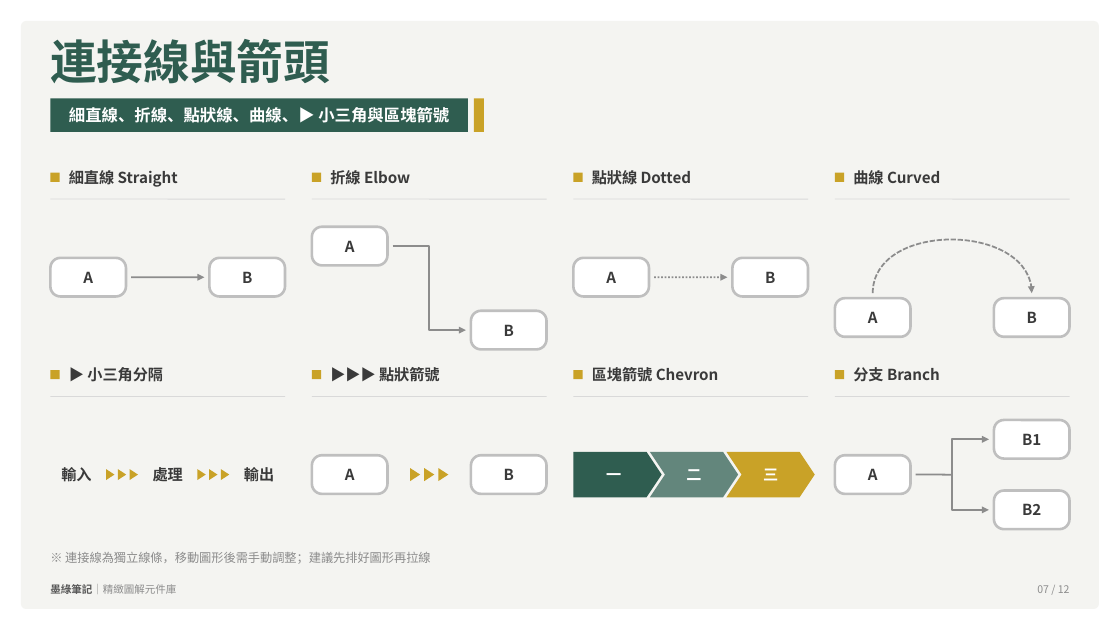
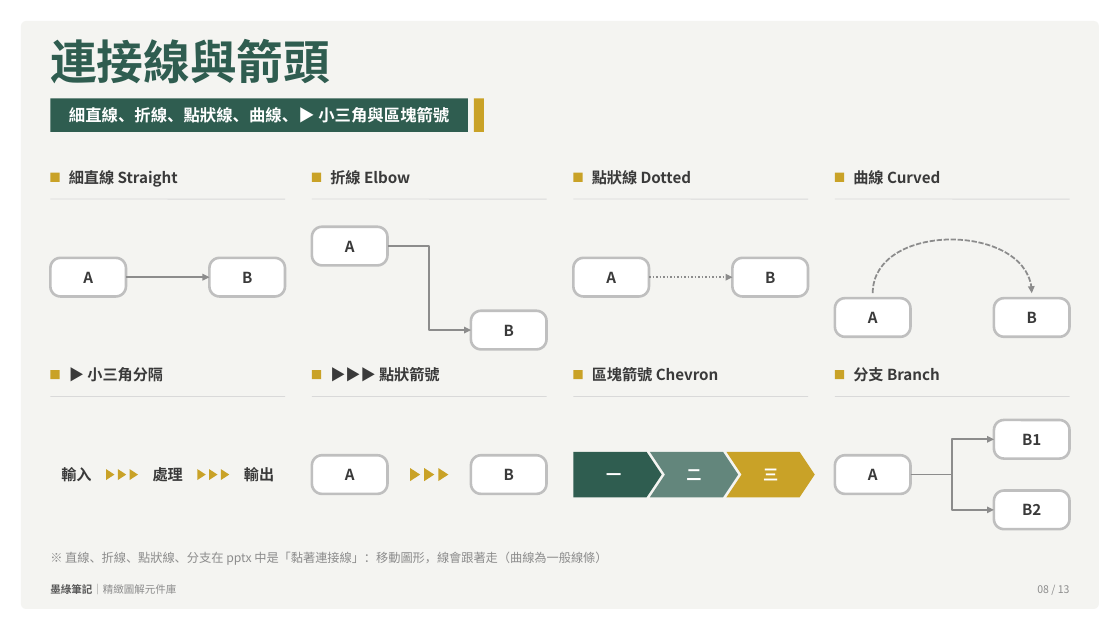
Before and after one commit to hctsaik/ppt-style-studio, a slide deck: slide 8 of out/kit-green.pptx (slide 7 before the commit). Drawn at 1120x630 pixels with LibreOffice and Linux fonts; fonts in the diff are those of the drawing. Boxes give left, top, right and bottom in pixels: in the first picture for what was removed or moved away, otherwise in the second. Text is boxed around its words. In the diff, an @@ line names an element or a change of style, - is before the commit and + after.

```diff
--- a/out/kit-green.pptx
+++ b/out/kit-green.pptx
@@ elbow arrow added from (387, 246) to (471, 330), #8C8C8C 1.5 pt @@
@@ freeform shape removed at (x1=392, y1=246, x2=465, y2=330) @@
@@ arrow moved from (131, 277) - (204, 277) to (126, 277) - (209, 277) @@
@@ arrow moved from (655, 277) - (728, 277) to (649, 277) - (733, 277) @@
@@ line moved from (916, 475) - (953, 475) to (911, 475) - (994, 439) @@
@@ line (911, 475) - (994, 439): line to elbow arrow @@
@@ freeform shape removed at (x1=953, y1=439, x2=990, y2=475) @@
@@ elbow arrow added from (911, 475) to (994, 510), #8C8C8C 1.5 pt @@
@@ freeform shape removed at (x1=953, y1=475, x2=990, y2=510) @@
@@ text at (x1=65, y1=552, x2=607, y2=565): text changed @@
-※ 連接線為獨立線條，移動圖形後需手動調整；建議先排好圖形再拉線
+※ 直線、折線、點狀線、分支在 pptx 中是「黏著連接線」：移動圖形，線會跟著走（曲線為一般線條）
@@ text at (x1=1037, y1=585, x2=1070, y2=593): text changed @@
-07 / 12
+08 / 13
```
Also in this commit, not shown: 11 other slides changed, 1 slide added, 52 other files.
